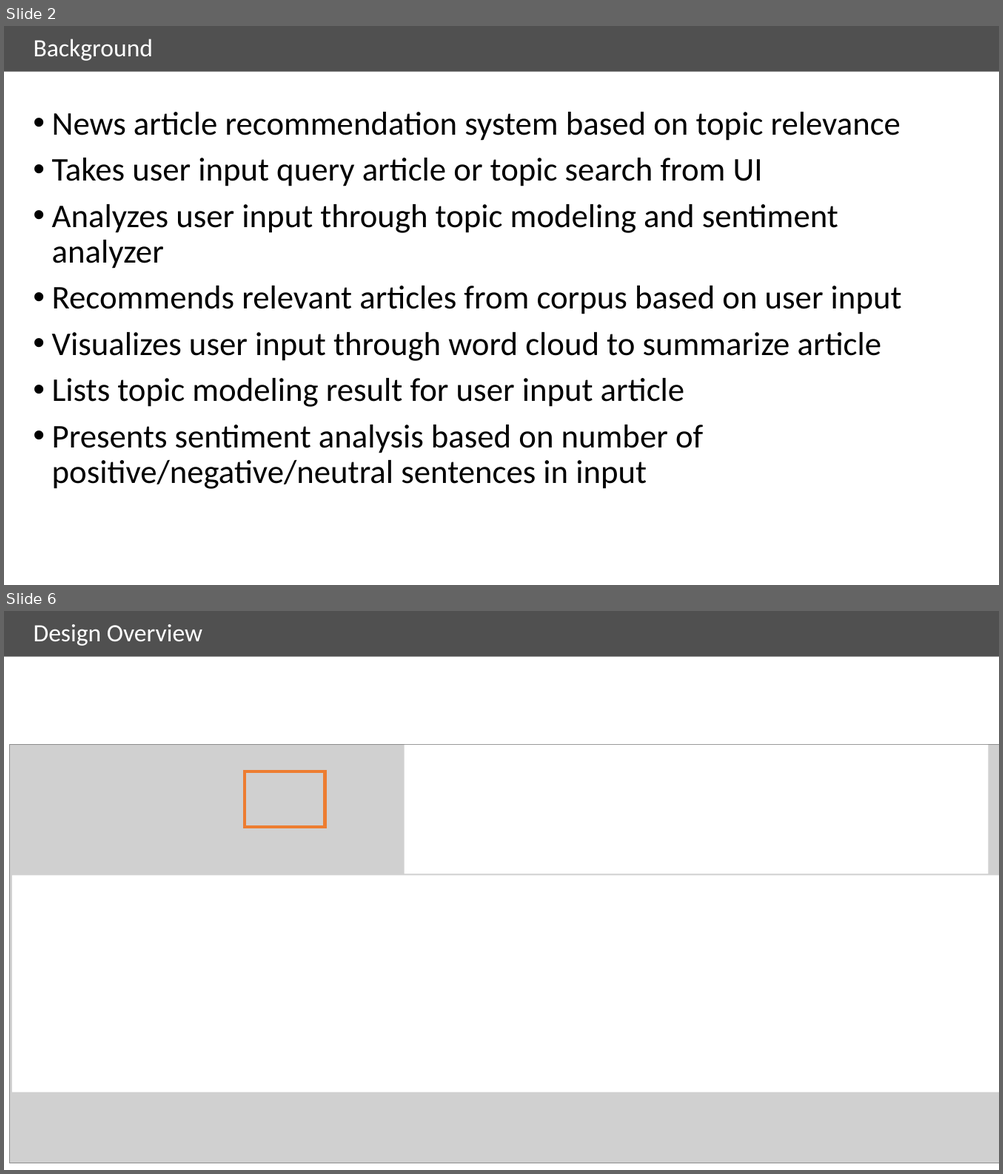
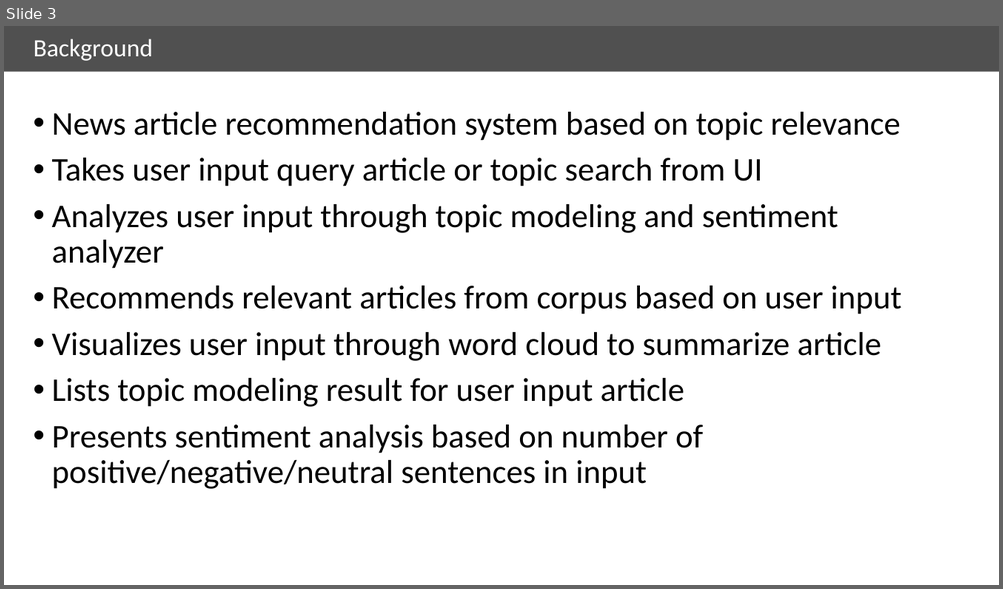
Before and after one commit to ryanbae89/news_analyzer, a slide deck: doc/Final_presentation_v1.pptx. Shown one above the other, each under a label of ours: slides 2 and 6 before the commit, slide 3 after it; the slides between them are not shown. The pictures are 1003x1174 and 1003x589 pixels, drawn with LibreOffice and Linux fonts; fonts in the diff are those of the drawing; grey boxes stand for pictures. Boxes give left, top, right and bottom in pixels: in the first picture for what was removed or moved away, otherwise in the second. Text is boxed around its words. In the diff, an @@ line names an element or a change of style, - is before the commit and + after.

```diff
--- a/doc/Final_presentation_v1.pptx
+++ b/doc/Final_presentation_v1.pptx
@@ slide 6 removed at (x1=4, y1=611, x2=999, y2=1170), background #FFFFFF; not listed: 1 template element that a slide beside it also shows @@
@@ title removed at (x1=34, y1=624, x2=202, y2=646) @@
-Design Overview
@@ picture removed at (x1=10, y1=745, x2=999, y2=1164) @@
@@ rectangle removed at (x1=404, y1=745, x2=987, y2=874) @@
@@ rectangle removed at (x1=245, y1=772, x2=325, y2=826) @@
@@ rectangle removed at (x1=12, y1=876, x2=999, y2=1093) @@
@@ what was slide 2 is now slide 3 @@
```
Also in this commit, not shown: 4 slides changed, 11 slides added, 2 other slides removed, 6 other files.
